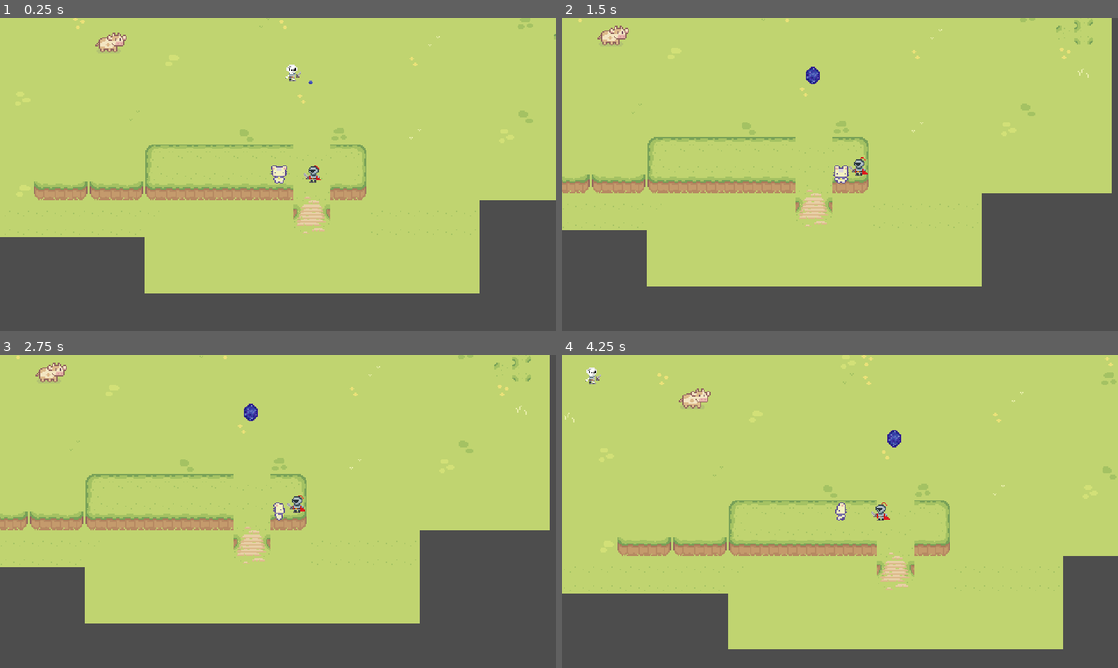
Above: before the commit, frames 1-4 (two rows, left to right).
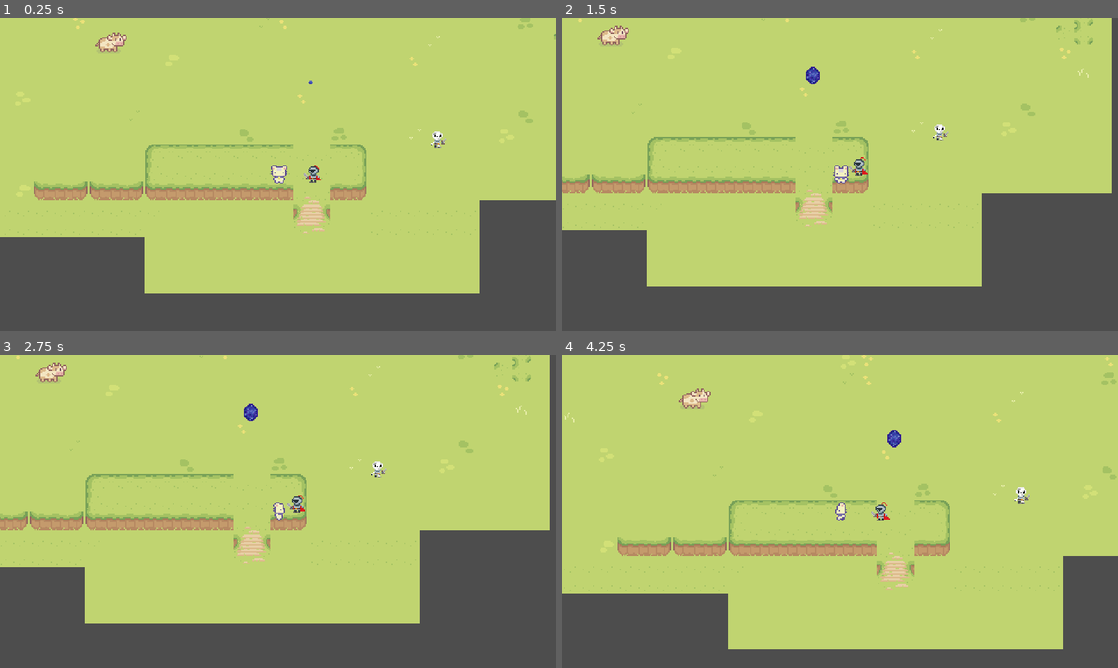
Above: after the commit, the same moments.

Repository: rockgem/GamesFleadh24
Game: Godot game, scene res://Level/game_level.tscn
Two runs of this game, one before a commit and one after it. Both use one fixed random seed, a clock stepped at 60 frames per second and the inputs below.
Inputs (mouse positions are in pixels of both pictures, inside the frame that each line leads up to):
- Up to frame 1 (0.25 s): no input
- Up to frame 2 (1.5 s): move the mouse to (962, 158) at 0.52 s; press the mouse at (962, 158) at 0.53 s; hold D (right) 0.53-1.28 s; move the mouse to (728, 190) at 1.27 s; release the mouse at (728, 190) at 1.28 s; hold S (down) from 1.28 s (still down); tap Space (space) at 1.35 s
- Up to frame 3 (2.75 s): move the mouse to (333, 442) at 2.02 s; release S (down) at 2.03 s; hold D (right) from 2.03 s (still down); tap F (use) at 2.1 s
- Up to frame 4 (4.25 s): move the mouse to (812, 574) at 2.77 s; release D (right) at 2.78 s; hold W (up) 2.78-3.53 s; click (812, 574) at 2.85 s; tap Enter at 3.5 s; move the mouse to (1006, 558) at 3.52 s; hold A (left) from 3.53 s (still down); hold Space (space) from 3.53 s (still down)

The runs differ from the first frame. In frame 1, 0.2% of the frame differs, in the area x 51-81%, y 14-42%; in frame 2, less than 0.1%; in frame 3, less than 0.1%; in frame 4, 0.2%, in the area x 4-85%, y 4-48%.

Commit message:
Bug solved with skeleton npc tping to tiles

Diff:
--- a/Characters/Enemies/skeleton.gd
+++ b/Characters/Enemies/skeleton.gd
@@ -1,4 +1,5 @@
-extends Node2D
+extends CharacterBody2D
+
 var speed = 25
 var player = null
 var chase = false
--- a/Characters/Enemies/skeleton.tscn
+++ b/Characters/Enemies/skeleton.tscn
@@ -1,7 +1,10 @@
-[gd_scene load_steps=10 format=3 uid="uid://7jtmd4tibdeb"]
+[gd_scene load_steps=11 format=3 uid="uid://7jtmd4tibdeb"]
 
 [ext_resource type="Script" path="res://Characters/Enemies/skeleton.gd" id="1_78eto"]
 [ext_resource type="Texture2D" uid="uid://c1wkenqp2crac" path="res://Art/Skeleton-Sheet.png" id="1_a38lw"]
+
+[sub_resource type="RectangleShape2D" id="RectangleShape2D_8udl7"]
+size = Vector2(14, 14)
 
 [sub_resource type="Animation" id="Animation_xekxf"]
 resource_name = "Attack"
@@ -80,33 +83,35 @@
 "Walking": SubResource("Animation_jqxrx")
 }
 
-[sub_resource type="CircleShape2D" id="CircleShape2D_73kic"]
+[sub_resource type="GDScript" id="GDScript_pn2w7"]
+script/source = "extends Area2D
+"
+
+[sub_resource type="CircleShape2D" id="CircleShape2D_ts625"]
 radius = 35.3553
 
-[sub_resource type="RectangleShape2D" id="RectangleShape2D_amr4k"]
-size = Vector2(14, 14)
+[node name="CharacterBody2D" type="CharacterBody2D"]
+script = ExtResource("1_78eto")
 
-[node name="Skeleton" type="Node2D"]
-script = ExtResource("1_78eto")
+[node name="CollisionShape2D" type="CollisionShape2D" parent="."]
+position = Vector2(0, 1)
+shape = SubResource("RectangleShape2D_8udl7")
 
 [node name="Skeleton-sheet" type="Sprite2D" parent="."]
 texture = ExtResource("1_a38lw")
 hframes = 21
 
 [node name="AnimationPlayer" type="AnimationPlayer" parent="."]
+root_node = NodePath("../Skeleton-sheet")
 libraries = {
 "": SubResource("AnimationLibrary_xvgyl")
 }
 
 [node name="Area2D" type="Area2D" parent="."]
+collision_layer = 2
+script = SubResource("GDScript_pn2w7")
 
 [node name="AreaDetection" type="CollisionShape2D" parent="Area2D"]
-shape = SubResource("CircleShape2D_73kic")
-
-[node name="SkeletonBody" type="StaticBody2D" parent="."]
-
-[node name="CollisionShape2D" type="CollisionShape2D" parent="SkeletonBody"]
-position = Vector2(0, 1)
-shape = SubResource("RectangleShape2D_amr4k")
+shape = SubResource("CircleShape2D_ts625")
 
 [connection signal="body_entered" from="Area2D" to="." method="_on_area_2d_body_entered"]
--- a/Level/game_level.tscn
+++ b/Level/game_level.tscn
@@ -869,6 +869,7 @@
 
 [node name="PlayerCat" parent="." instance=ExtResource("1_wgm5o")]
 position = Vector2(231, 134)
+collision_layer = 3
 
 [node name="RemoteTransform2D" type="RemoteTransform2D" parent="PlayerCat"]
 remote_path = NodePath("../../Camera2D")
@@ -892,13 +893,14 @@
 
 [node name="Cow1" parent="." instance=ExtResource("8_kwush")]
 position = Vector2(87, 16)
-collision_layer = 2
+collision_mask = 2
 
 [node name="Knight" parent="." instance=ExtResource("9_dqsew")]
 position = Vector2(261, 133)
+collision_layer = 3
 
 [node name="Portal" parent="." instance=ExtResource("10_8q2p5")]
 position = Vector2(259, 55)
 
 [node name="Skeleton" parent="." instance=ExtResource("11_y0rle")]
-position = Vector2(432, 81)
+position = Vector2(369, 103)
